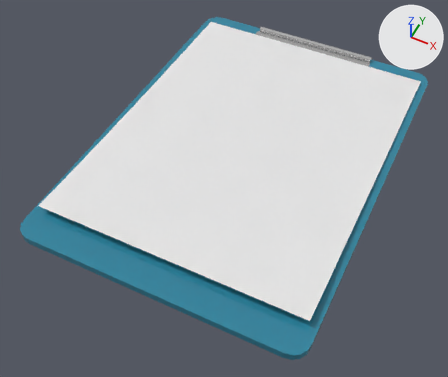
One commit to the FBX model Not On My Watch/Assets/Models/clipboard.fbx: the scene before it, then after it.
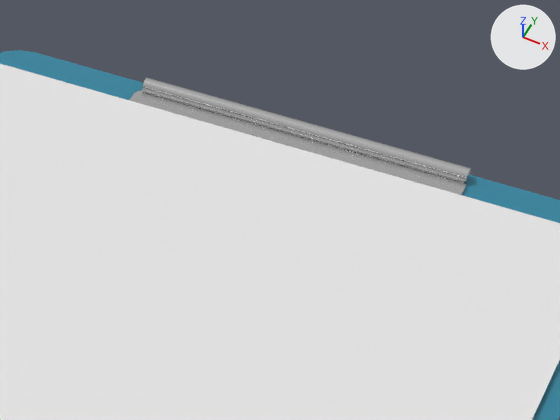
Each version appears first whole from a 50 mm camera at (0.149, -0.34, 0.363) aimed at (-0.004, -0.032, -0.021), and next in a close-up on the part from 47% to 90% of the width and 0% to 38% of the height. Arrows for +X, +Y and +Z are at upper right; the lights stay in place. Where no turn or scale is listed for an object, it has been applied to the vertices.

The older version as bpy lines, for what is in view:
```python
me_cube_161 = bpy.data.meshes.new('Cube.161')
me_cube_161.from_pydata(...)  # 24 vertices, 14 faces; spans x -0.0584..0.0584, y -0.0021..0.0186, z -0.0115..-0.0105
me_cube_161.materials.append(mat_material_006)  # white #e7e7e7
me_cube_163 = bpy.data.meshes.new('Cube.163')
me_cube_163.from_pydata(...)  # 40 vertices, 22 faces; spans x -0.114..0.114, y -0.159..0.159, z -0.003..0.003
me_cube_163.materials.append(mat_material_004)  # cyan #2d849e
me_plane = bpy.data.meshes.new('Plane')
me_plane.from_pydata(...)  # 14 vertices, 6 faces; spans x -0.108..0.108, y -0.14..0.14, z -0.012..-0.007
ob_cube = bpy.data.objects.new('Cube', me_cube_163)
ob_cube.location = (0.0, 0.0, 0.0)
ob_cube_085 = bpy.data.objects.new('Cube.085', me_cube_161)
ob_cube_085.location = (-0.0004, 0.1345, 0.0147)
ob_plane = bpy.data.objects.new('Plane', me_plane)
ob_plane.location = (0.0, 0.0053, 0.0169)
# also in view: 'Cylinder' at (0.0, 0.155, 0.005)
```
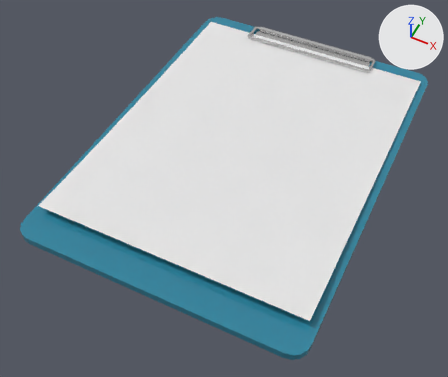
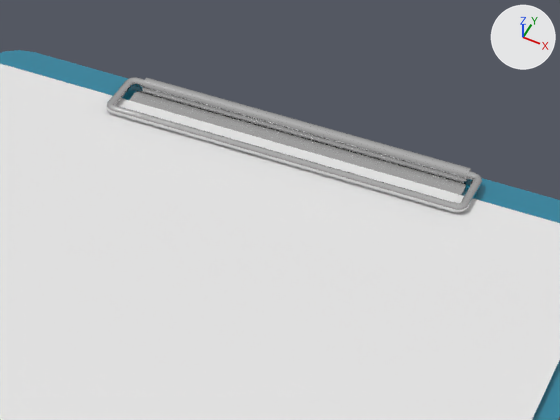
Edits to the bpy script that builds the scene:
```text
Add me_vert_001:
    me_vert_001.from_pydata(...)  # 264 vertices, 252 faces; spans x -0.122..0.004, y -0.0201..0.0017, z -0.0015..0.0019
    me_vert_001.materials.append(mat_material_006)  # white #e7e7e7
Add ob_vert:
    ob_vert = bpy.data.objects.new('Vert', me_vert_001)
    ob_vert.location = (0.0585, 0.1545, 0.0057)
```

Location of each change, (x1, y1, x2, y2) in pixels of the close-ups (560 x 420 px):
'Vert', added
    after: (106, 77, 482, 213)
